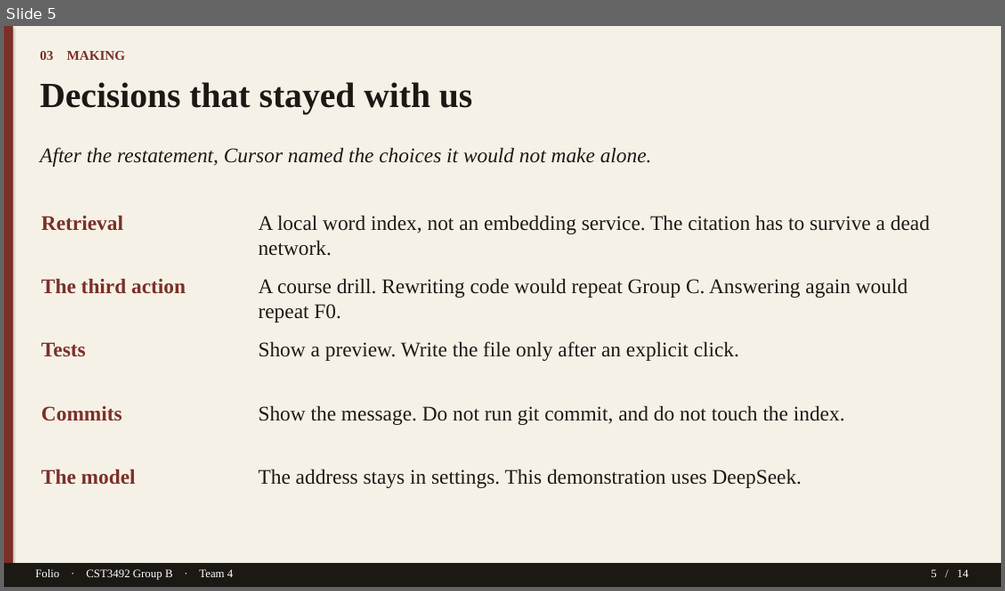
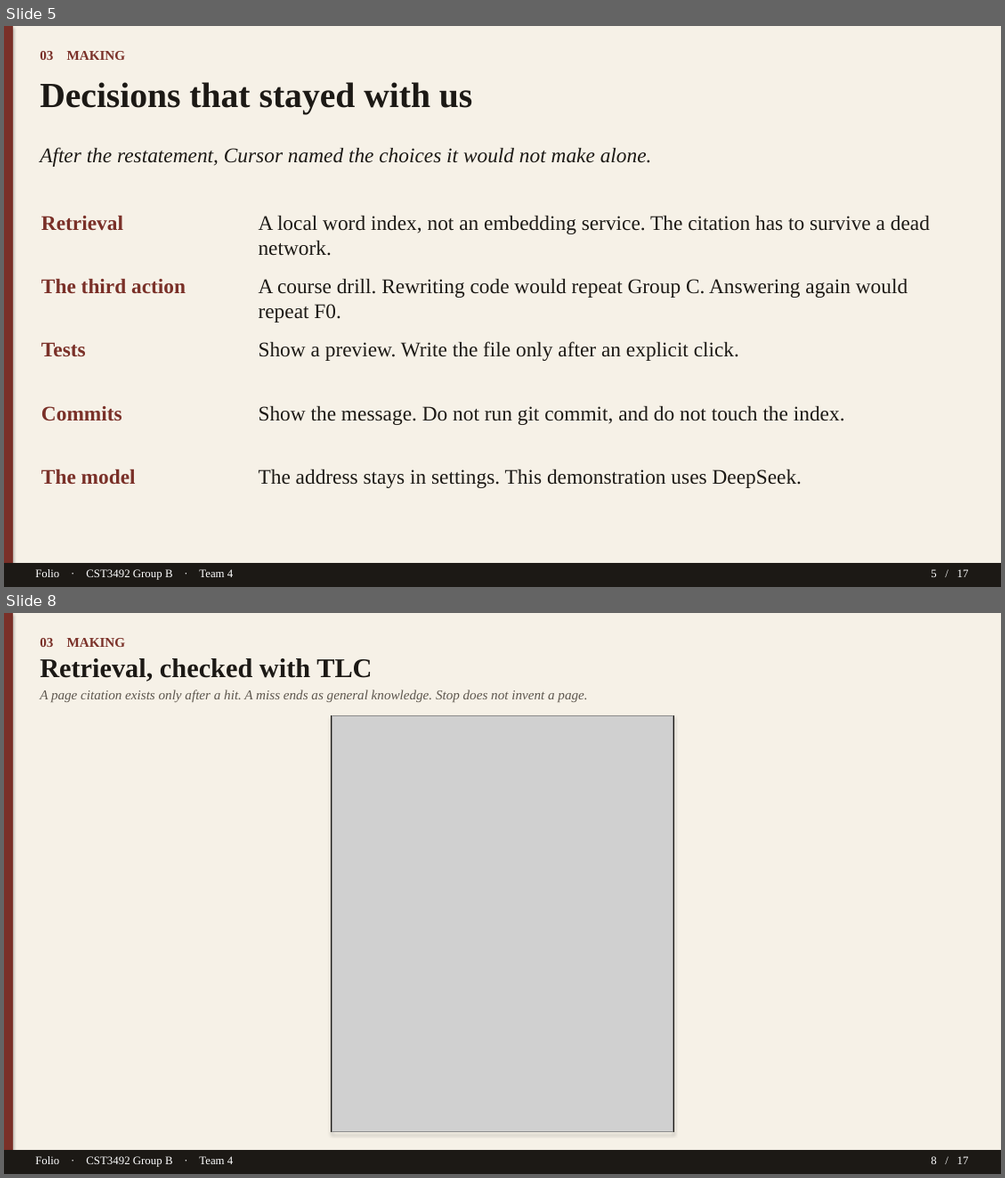
Before and after one commit to TTAWDTT/folio, a slide deck: submission/documents/Folio-GroupB-Team4-Slides.pptx. Shown one above the other, each under a label of ours: slide 5 before the commit, slides 5 and 8 after it; the slides between them are not shown. The pictures are 1005x591 and 1005x1178 pixels, drawn with LibreOffice and Linux fonts; fonts in the diff are those of the drawing; grey boxes stand for pictures. Boxes give left, top, right and bottom in pixels: in the first picture for what was removed or moved away, otherwise in the second. Text is boxed around its words. In the diff, an @@ line names an element or a change of style, - is before the commit and + after.

```diff
--- a/submission/documents/Folio-GroupB-Team4-Slides.pptx
+++ b/submission/documents/Folio-GroupB-Team4-Slides.pptx
@@ slide 8 added at [4, 613, 1001, 1174], background #FFFFFF @@
@@ rectangle added at [4, 613, 1001, 1174], fill #F6F1E7 @@
@@ rectangle added at [4, 613, 13, 1174], fill #7A3028 @@
@@ text added at [40, 638, 126, 647], 13 pt, text #7A3028, bold @@
+03 MAKING
@@ text added at [40, 658, 372, 682], 26 pt, text #1C1915, bold @@
+Retrieval, checked with TLC
@@ text added at [40, 690, 587, 702], 13 pt, text #5E574E, italic @@
+A page citation exists only after a hit. A miss ends as general knowledge. Stop does not invent a page.
@@ rectangle added at [331, 715, 674, 1132], outline #1C1915 1 pt @@
@@ picture added at [332, 716, 673, 1131] @@
@@ rectangle added at [4, 1150, 1001, 1174], fill #1C1915 @@
@@ text added at [35, 1156, 233, 1167], 11 pt, text #FFFFFF @@
+Folio · CST3492 Group B · Team 4
@@ text added at [930, 1156, 969, 1164], 11 pt, text #FFFFFF @@
+8 / 17
@@ slide 5 changed as well @@
@@ text at [930, 569, 969, 577]: text changed @@
-5 / 14
+5 / 17
```
Also in this commit, not shown: 13 other slides changed, 2 other slides added, 13 other files.
